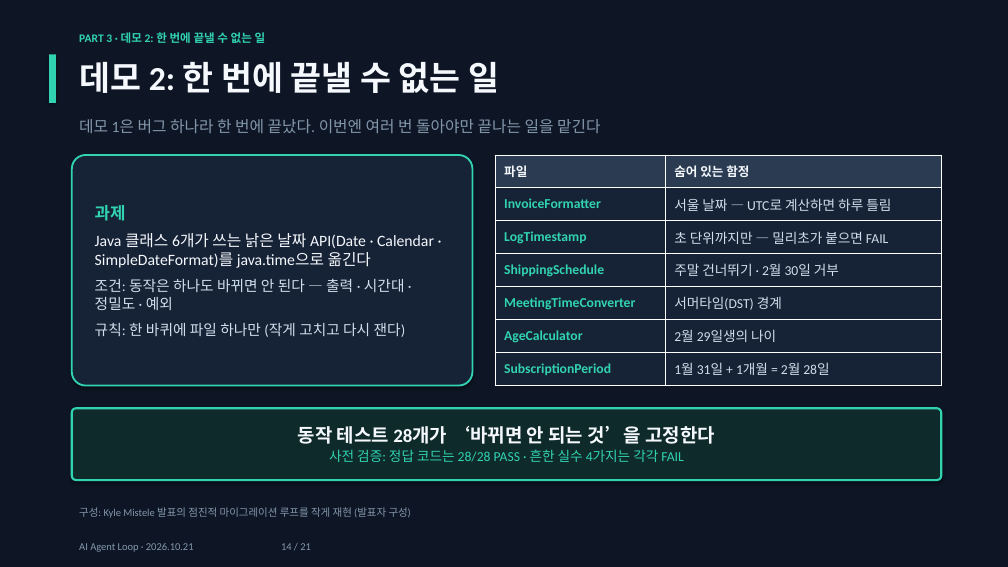
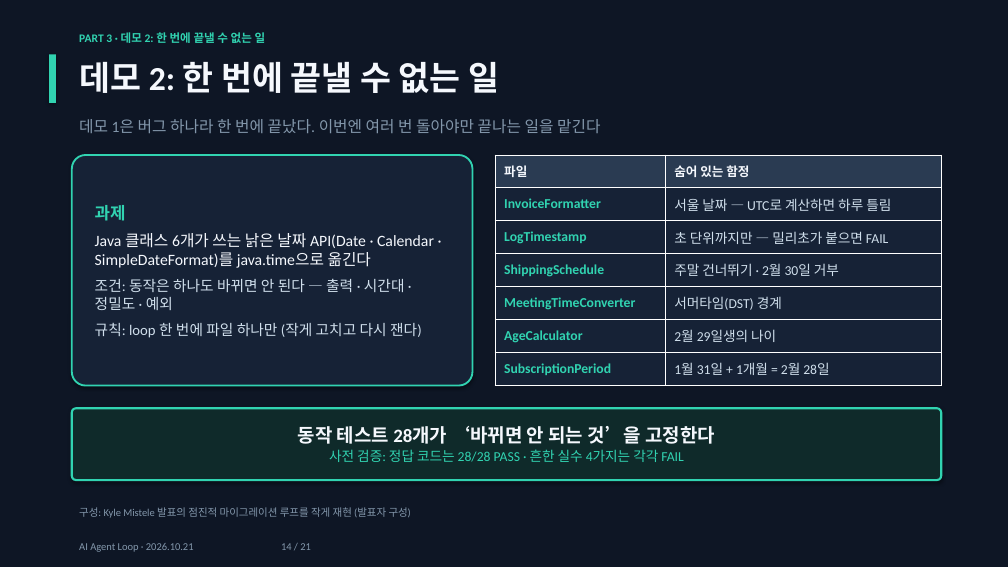
Before and after one commit to jaewon-i/kiro-agent-loop-demo, a slide deck: slide 14 of docs/AI_Agent_Loop.pptx. Drawn at 1008x567 pixels with LibreOffice and Linux fonts; fonts in the diff are those of the drawing. Boxes give left, top, right and bottom in pixels: in the first picture for what was removed or moved away, otherwise in the second. Text is boxed around its words. In the diff, an @@ line names an element or a change of style, - is before the commit and + after.

Commit message:
Use 'loop' instead of '바퀴' in Korean output, README and deck

```diff
--- a/docs/AI_Agent_Loop.pptx
+++ b/docs/AI_Agent_Loop.pptx
@@ text in rounded rectangle at (95, 323, 422, 338): text changed @@
-규칙: 한 바퀴에 파일 하나만 (작게 고치고 다시 잰다)
+규칙: loop 한 번에 파일 하나만 (작게 고치고 다시 잰다)
```
Also in this commit, not shown: 1 other slide changed, 2 other files.
